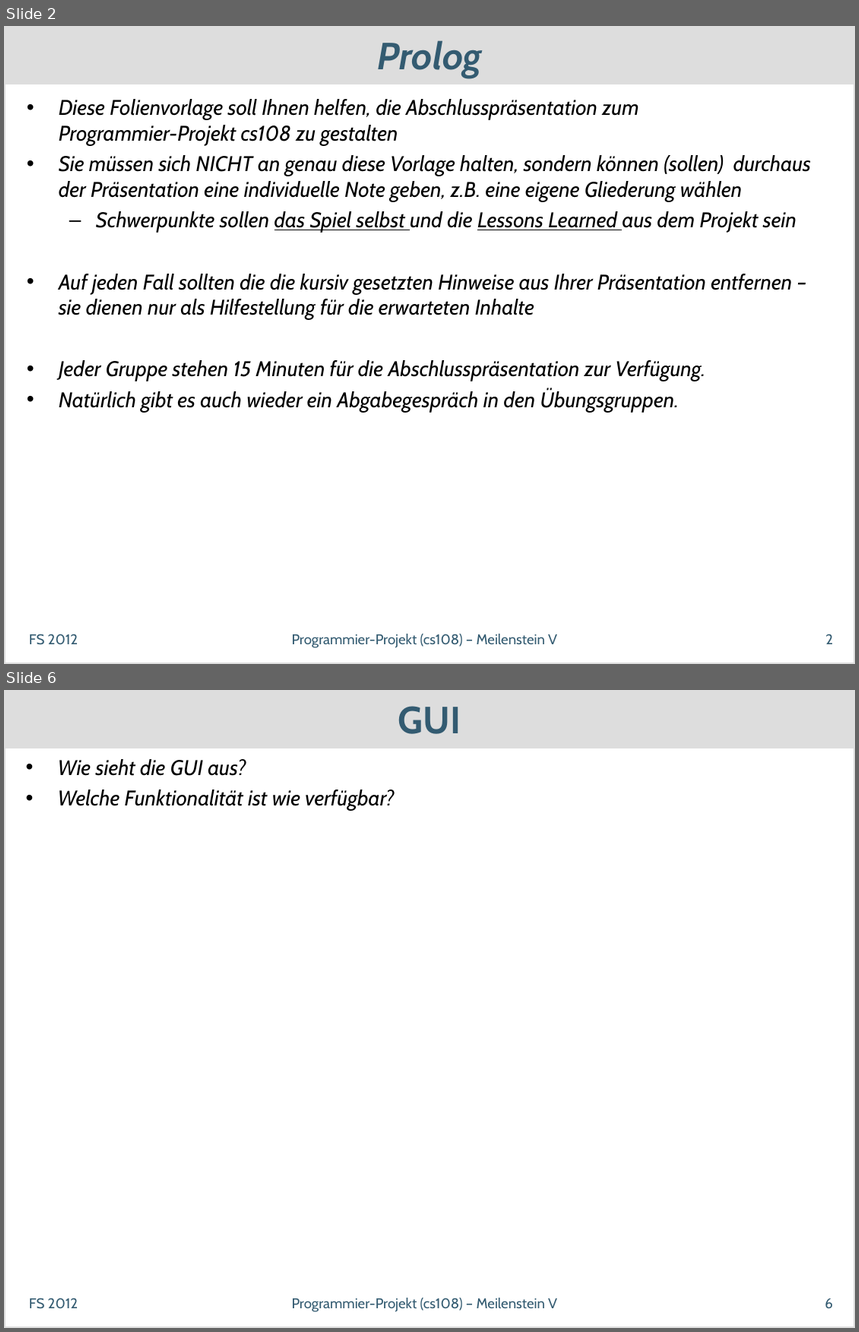
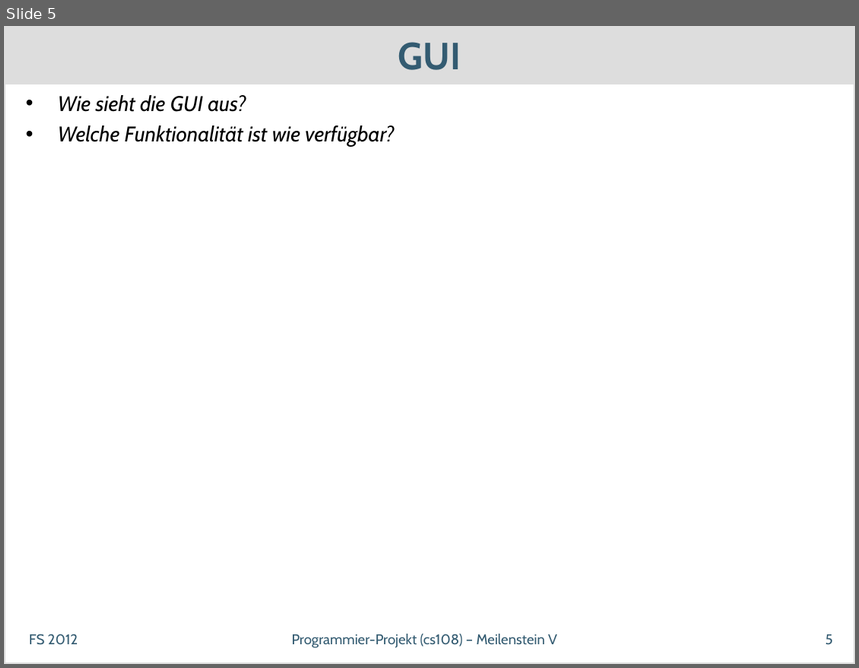
Before and after one commit to dihydrogenmonoxide/CS108, a slide deck: presentations/milestone_5/SwissDefcon_MS5.odp. Shown one above the other, each under a label of ours: slides 2 and 6 before the commit, slide 5 after it; the slides between them are not shown. The pictures are 859x1332 and 859x668 pixels, drawn with LibreOffice and Linux fonts; fonts in the diff are those of the drawing. Boxes give left, top, right and bottom in pixels: in the first picture for what was removed or moved away, otherwise in the second. Text is boxed around its words. In the diff, an @@ line names an element or a change of style, - is before the commit and + after.

```diff
--- a/presentations/milestone_5/SwissDefcon_MS5.odp
+++ b/presentations/milestone_5/SwissDefcon_MS5.odp
@@ slide 2 removed at [4,26,855,664], background #FFFFFF; not listed: 1 template element that a slide beside it also shows @@
@@ title removed at [4,26,855,85] @@
-Prolog
@@ text removed at [59,99,811,412] @@
-• Diese Folienvorlage soll Ihnen helfen, die Abschlusspräsentation zum
-  Programmier-Projekt cs108 zu gestalten
-• Sie müssen sich NICHT an genau diese Vorlage halten, sondern können (sollen) durchaus der Präsentation eine individuelle Note geben, z.B. eine eigene Gliederung wählen
-  – Schwerpunkte sollen das Spiel selbst und die Lessons Learned aus dem Projekt sein
-• Auf jeden Fall sollten die die kursiv gesetzten Hinweise aus Ihrer Präsentation entfernen – sie dienen nur als Hilfestellung für die erwarteten Inhalte
-• Jeder Gruppe stehen 15 Minuten für die Abschlusspräsentation zur Verfügung.
-• Natürlich gibt es auch wieder ein Abgabegespräch in den Übungsgruppen.
@@ text removed at [29,634,78,645] @@
-FS 2012
@@ text removed at [292,634,557,648] @@
-Programmier-Projekt (cs108) – Meilenstein V
@@ page number removed at [826,634,833,645] @@
-2
@@ what was slide 6 is now slide 5 @@
@@ page number at [826,635,833,645]: text changed @@
-6
+5
```
Also in this commit, not shown: 4 slides changed, 1 slide added, 1 other slide removed.
